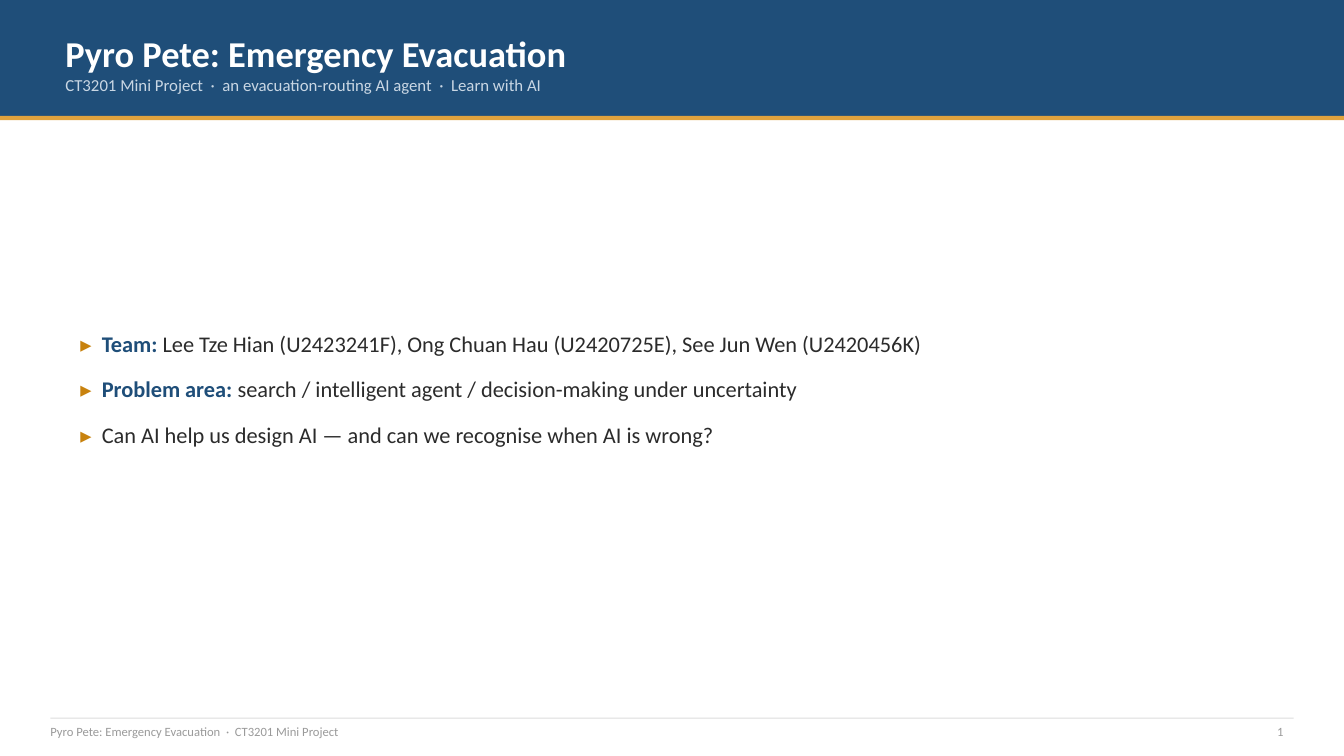
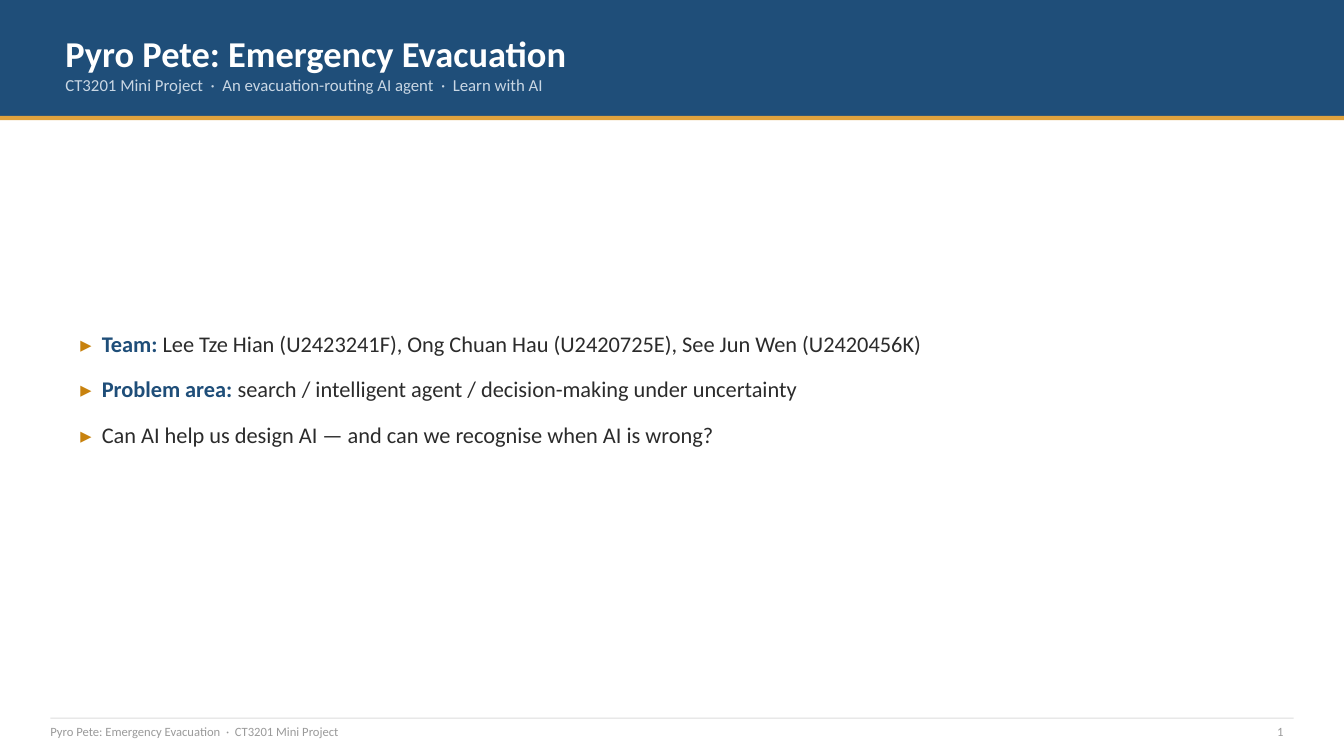
Before and after one commit to Jeb-Lee/CT3201_AI, a slide deck: slide 1 of docs/report/CT3201_Slides.pptx. Drawn at 1344x756 pixels with LibreOffice and Linux fonts; fonts in the diff are those of the drawing. Boxes give left, top, right and bottom in pixels: in the first picture for what was removed or moved away, otherwise in the second. Text is boxed around its words. In the diff, an @@ line names an element or a change of style, - is before the commit and + after.

```diff
--- a/docs/report/CT3201_Slides.pptx
+++ b/docs/report/CT3201_Slides.pptx
@@ text at box(65, 79, 543, 94): text changed @@
-CT3201 Mini Project · an evacuation-routing AI agent · Learn with AI
+CT3201 Mini Project · An evacuation-routing AI agent · Learn with AI
```
